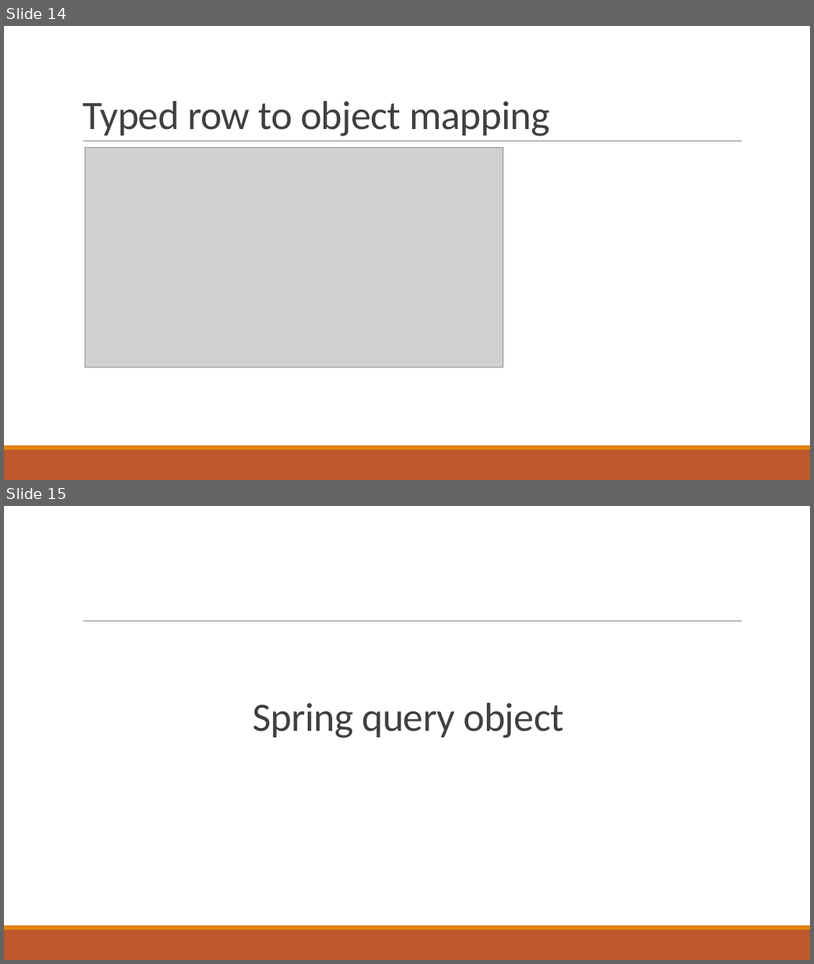
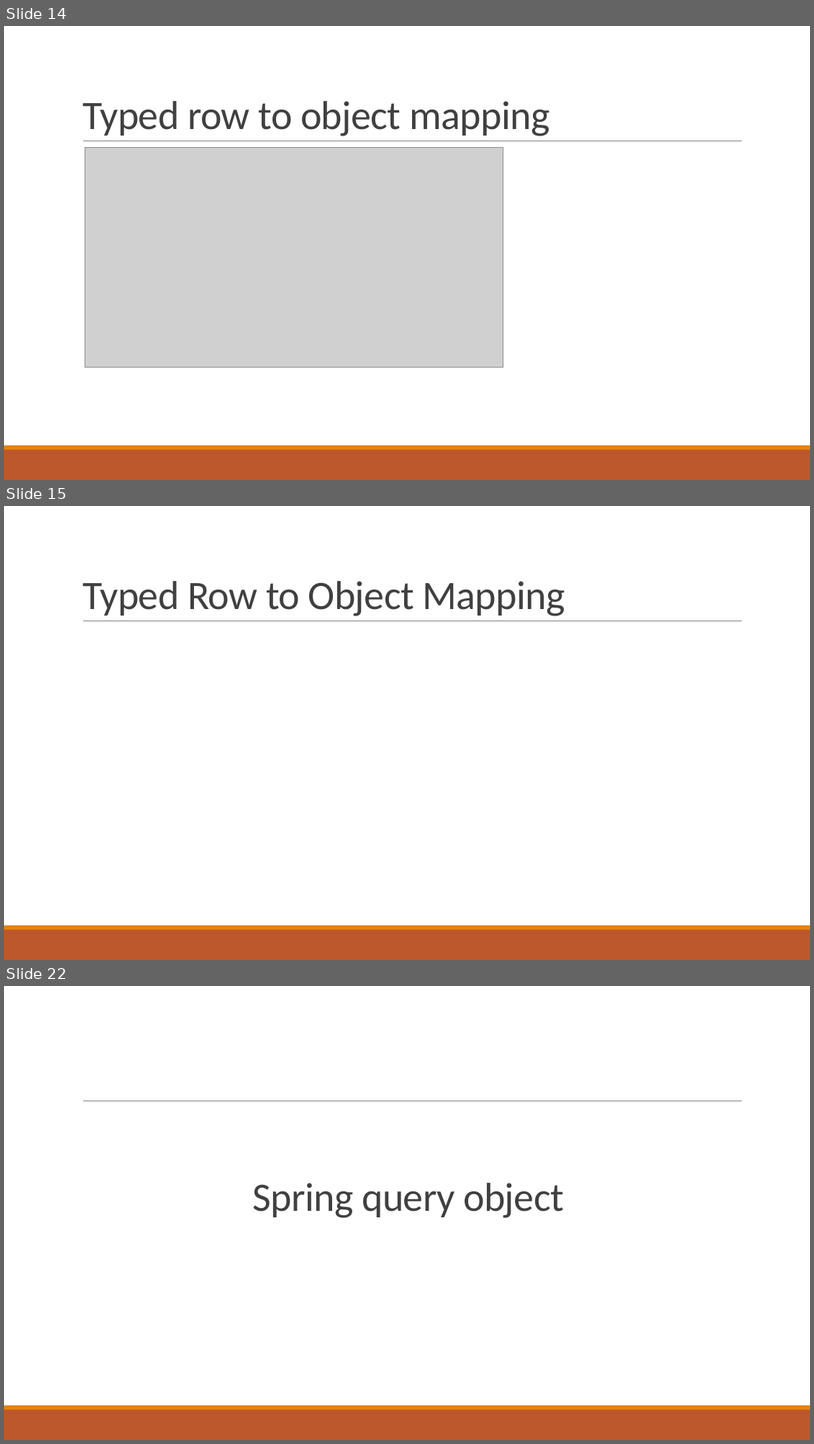
Before and after one commit to haminh10/JAVA_course_Spring_Hibernate_JPA, a slide deck: course/spring_lecture6.pptx. Shown one above the other, each under a label of ours: slides 14 and 15 before the commit, slides 14, 15 and 22 after it; the slides between them are not shown. The pictures are 814x964 and 814x1444 pixels, drawn with LibreOffice and Linux fonts; fonts in the diff are those of the drawing; grey boxes stand for pictures. Boxes give left, top, right and bottom in pixels: in the first picture for what was removed or moved away, otherwise in the second. Text is boxed around its words. In the diff, an @@ line names an element or a change of style, - is before the commit and + after.

```diff
--- a/course/spring_lecture6.pptx
+++ b/course/spring_lecture6.pptx
@@ slide 15 added at bbox=[4, 506, 810, 960], background #FFFFFF; not listed: 3 template elements that a slide beside it also shows @@
@@ title added at bbox=[82, 581, 565, 616], 48 pt, text #404040 @@
+Typed Row to Object Mapping
@@ what was slide 15 is now slide 22 @@
```
Also in this commit, not shown: 1 slide changed, 6 other slides added, 3 other files.
